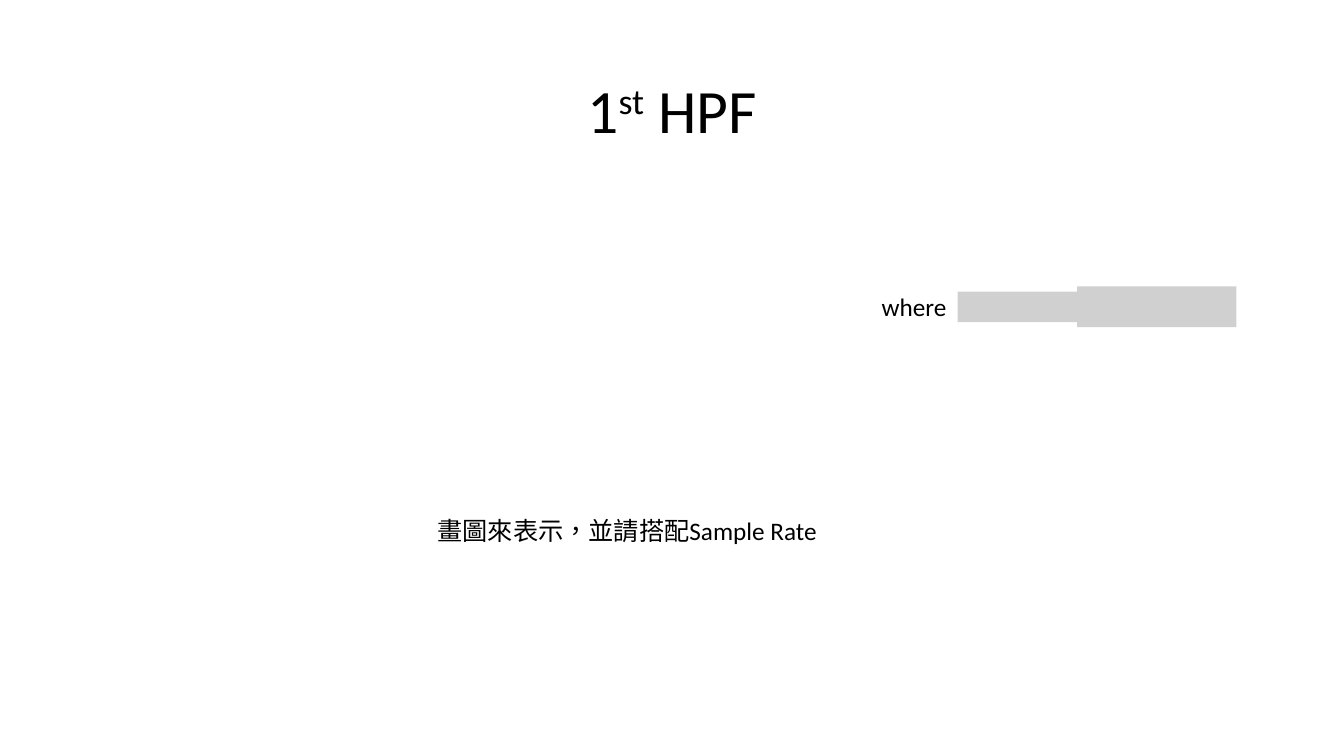
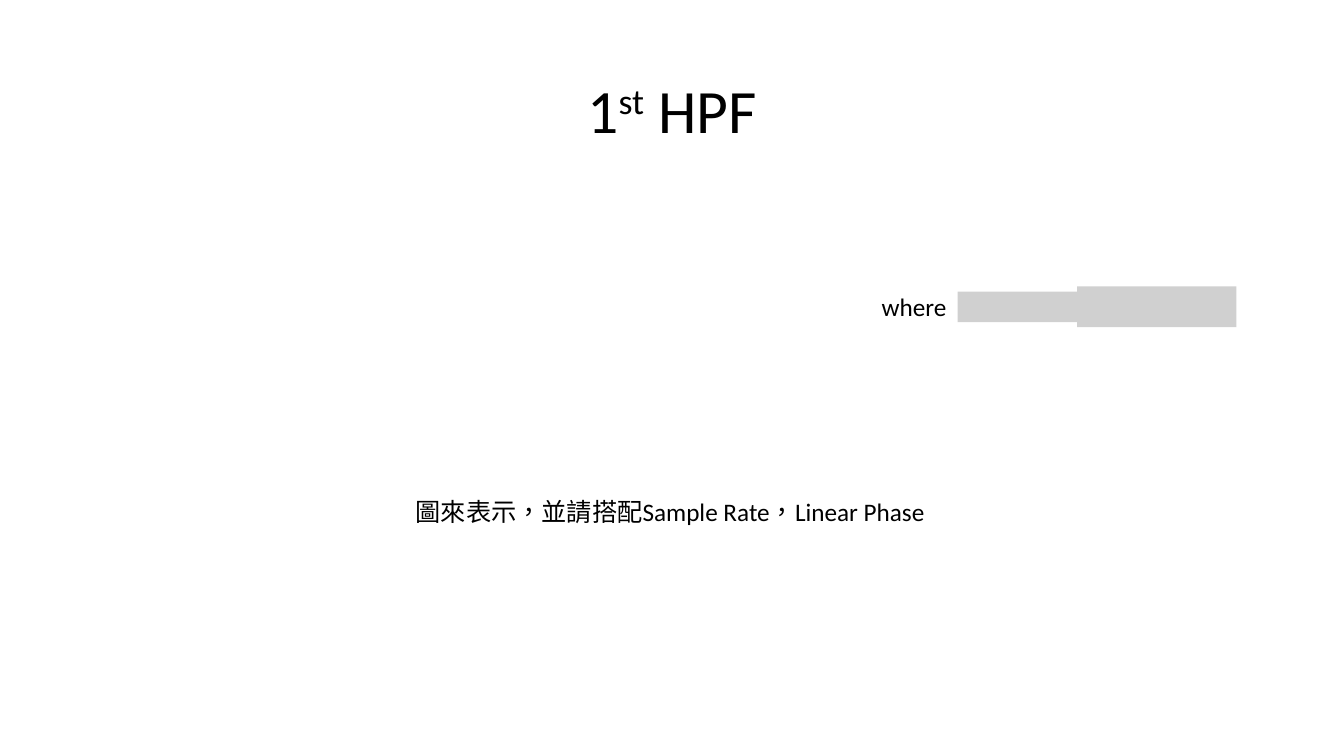
Before and after one commit to a0910281835/Summrary_PDF, a slide deck: slide 34 of Project_Summary_pdf/Project_Summary.pptx. Drawn at 1344x756 pixels with LibreOffice and Linux fonts; fonts in the diff are those of the drawing; grey boxes stand for pictures. Boxes give left, top, right and bottom in pixels: in the first picture for what was removed or moved away, otherwise in the second. Text is boxed around its words. In the diff, an @@ line names an element or a change of style, - is before the commit and + after.

```diff
--- a/Project_Summary_pdf/Project_Summary.pptx
+++ b/Project_Summary_pdf/Project_Summary.pptx
@@ text at bbox=[416, 499, 925, 525]: text changed @@
-畫圖來表示，並請搭配Sample Rate
+圖來表示，並請搭配Sample Rate，Linear Phase
```
Also in this commit, not shown: 3 other slides changed, 3 slides added, 3 slides removed.
